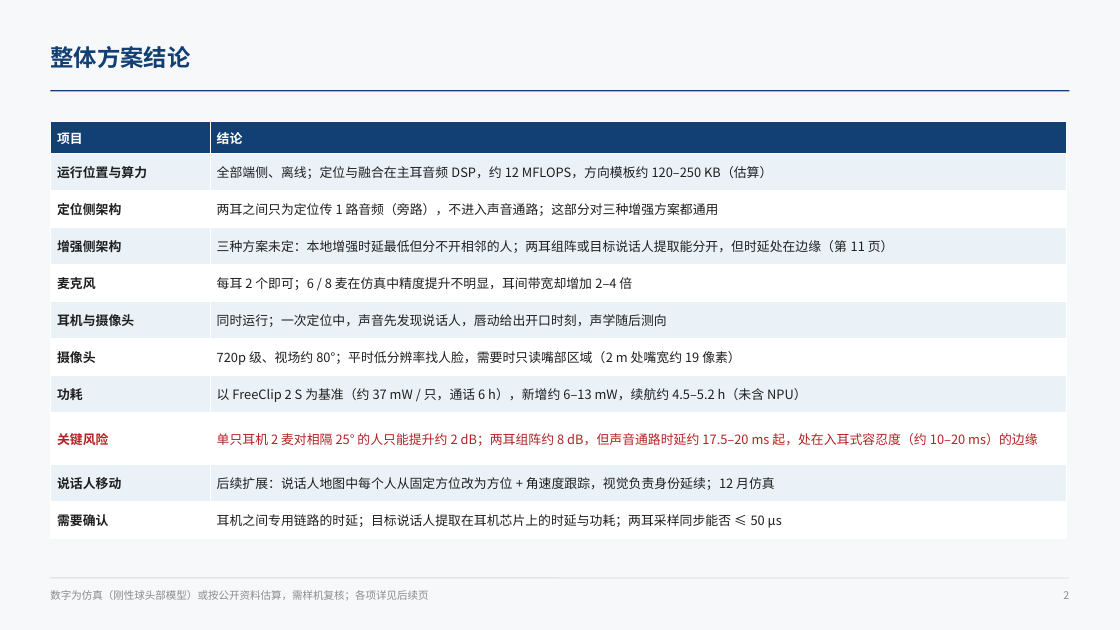
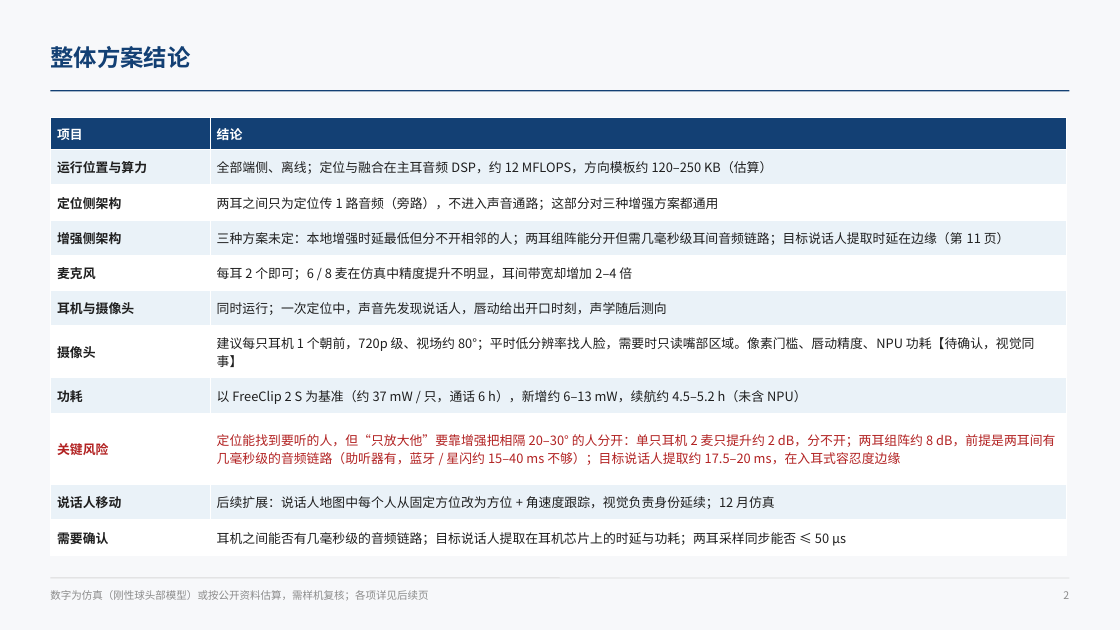
Before and after one commit to ZeroFoxxi/ssl-scene1, a slide deck: slide 2 of 02_耳机声源定位/耳机摄像头听觉辅助_整体设计方案.pptx. Drawn at 1120x630 pixels with LibreOffice and Linux fonts; fonts in the diff are those of the drawing. Boxes give left, top, right and bottom in pixels: in the first picture for what was removed or moved away, otherwise in the second. Text is boxed around its words. In the diff, an @@ line names an element or a change of style, - is before the commit and + after.

```diff
--- a/02_耳机声源定位/耳机摄像头听觉辅助_整体设计方案.pptx
+++ b/02_耳机声源定位/耳机摄像头听觉辅助_整体设计方案.pptx
@@ table at [50,118,1067,550] @@
-row 4, column 2: 三种方案未定：本地增强时延最低但分不开相邻的人；两耳组阵或目标说话人提取能分开，但时延处在边缘（第 11 页）
+row 4, column 2: 三种方案未定：本地增强时延最低但分不开相邻的人；两耳组阵能分开但需几毫秒级耳间音频链路；目标说话人提取时延在边缘（第 11 页）
-row 7, column 2: 720p 级、视场约 80°；平时低分辨率找人脸，需要时只读嘴部区域（2 m 处嘴宽约 19 像素）
+row 7, column 2: 建议每只耳机 1 个朝前，720p 级、视场约 80°；平时低分辨率找人脸，需要时只读嘴部区域。像素门槛、唇动精度、NPU 功耗【待确认，视觉同事】
-row 9, column 2: 单只耳机 2 麦对相隔 25° 的人只能提升约 2 dB；两耳组阵约 8 dB，但声音通路时延约 17.5–20 ms 起，处在入耳式容忍度（约 10–20 ms）的边缘
+row 9, column 2: 定位能找到要听的人，但“只放大他”要靠增强把相隔 20–30° 的人分开：单只耳机 2 麦只提升约 2 dB，分不开；两耳组阵约 8 dB，前提是两耳间有几毫秒级的音频链路（助听器有，蓝牙 / 星闪约 15–40 ms 不够）；目标说话人提取约 17.5–20 ms，在入耳式容忍度边缘
-row 11, column 2: 耳机之间专用链路的时延；目标说话人提取在耳机芯片上的时延与功耗；两耳采样同步能否 ≤ 50 µs
+row 11, column 2: 耳机之间能否有几毫秒级的音频链路；目标说话人提取在耳机芯片上的时延与功耗；两耳采样同步能否 ≤ 50 µs
@@ table: place and size @@
-table at [50,122,1067,532]
+table at [50,118,1067,550]
```
Also in this commit, not shown: 4 other slides changed, 5 other files.
